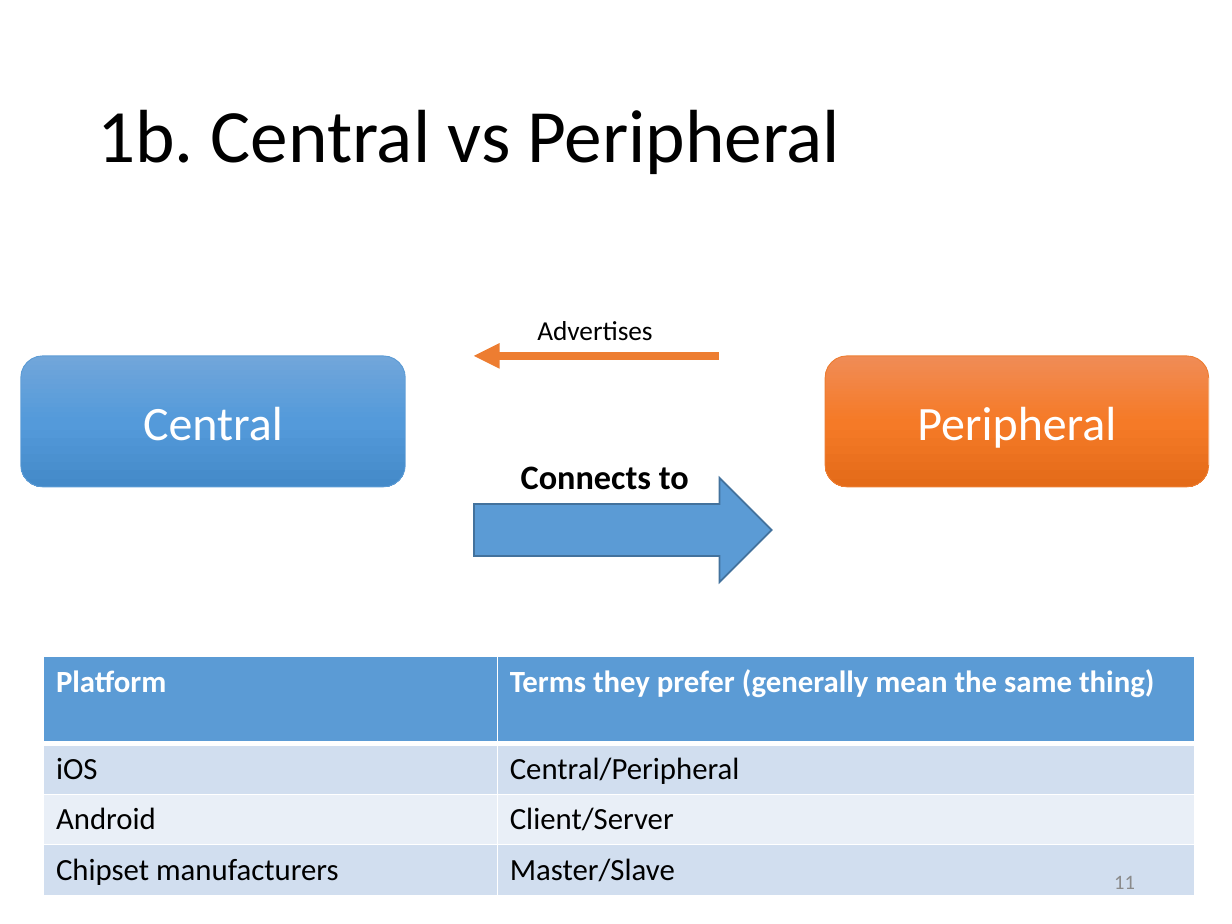
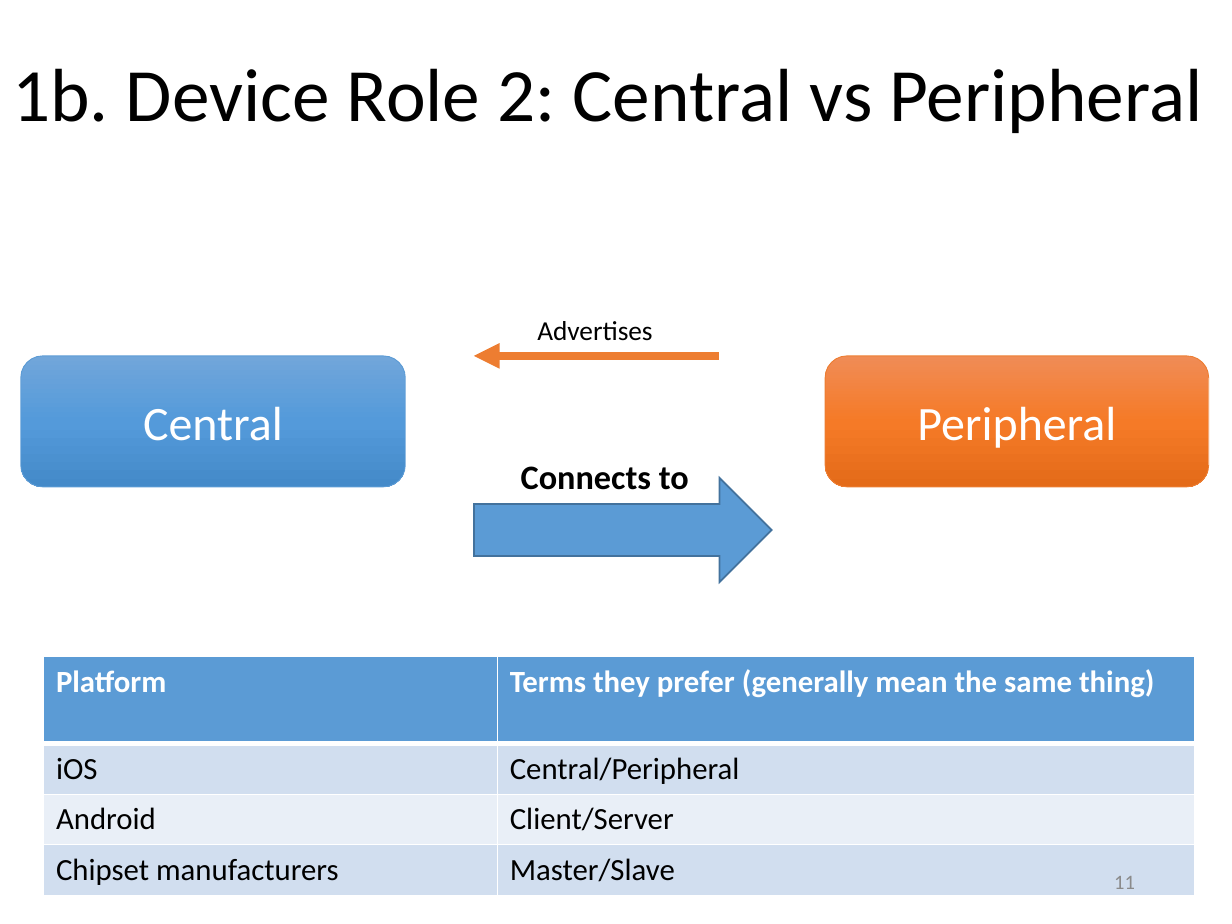
Before and after one commit to yeokm1/intro-to-ble, a slide deck: slide 11 of intro to ble.pptx. Drawn at 1232x924 pixels with LibreOffice and Linux fonts; fonts in the diff are those of the drawing. Boxes give left, top, right and bottom in pixels: in the first picture for what was removed or moved away, otherwise in the second. Text is boxed around its words. In the diff, an @@ line names an element or a change of style, - is before the commit and + after.

```diff
--- a/intro to ble.pptx
+++ b/intro to ble.pptx
@@ title at (12, 68, 1203, 133): text changed @@
-1b. Central vs Peripheral
+1b. Device Role 2: Central vs Peripheral
```
Also in this commit, not shown: 5 other slides changed, 1 other file.
